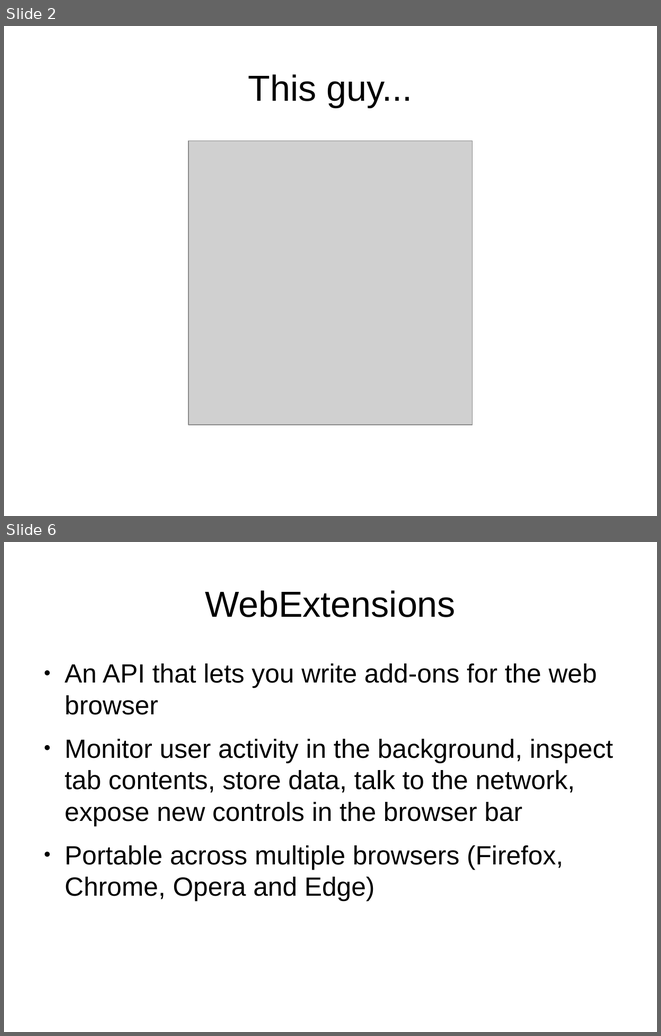
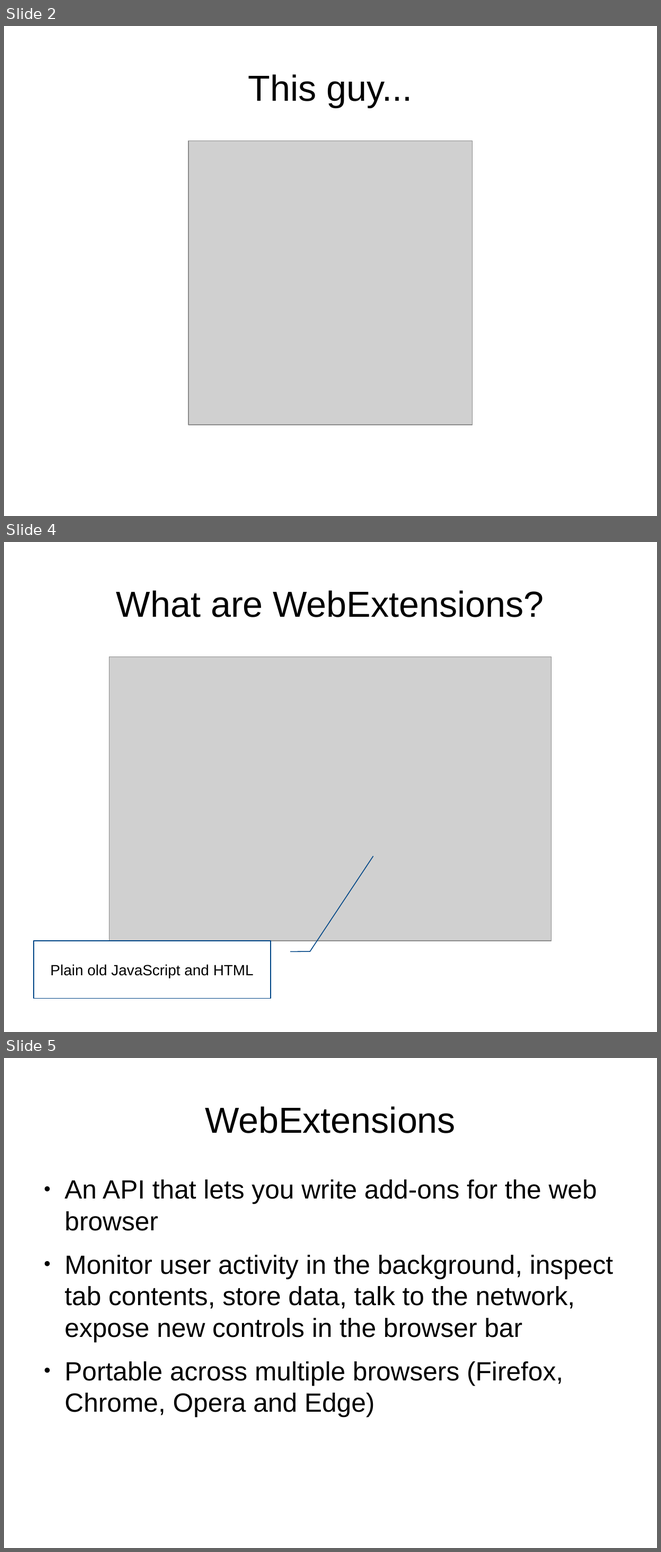
Before and after one commit to filterbubbler/java-tour-slides, a slide deck: java-talk.odp. Shown one above the other, each under a label of ours: slides 2 and 6 before the commit, slides 2, 4 and 5 after it; the slides between them are not shown. The pictures are 661x1036 and 661x1552 pixels, drawn with LibreOffice and Linux fonts; fonts in the diff are those of the drawing; grey boxes stand for pictures. Boxes give left, top, right and bottom in pixels: in the first picture for what was removed or moved away, otherwise in the second. Text is boxed around its words. In the diff, an @@ line names an element or a change of style, - is before the commit and + after.

```diff
--- a/java-talk.odp
+++ b/java-talk.odp
@@ slide 4 added at [4, 542, 657, 1032], background #FFFFFF @@
@@ title added at [116, 590, 544, 617], 44 pt, text #000000 @@
+What are WebExtensions?
@@ picture added at [109, 656, 551, 940] @@
@@ border callout added at [34, 941, 271, 998], fill #FFFFFF, outline #004586 0.99 pt, 18 pt, text #000000 @@
+Plain old JavaScript and HTML
@@ what was slide 6 is now slide 5 @@
```
Also in this commit, not shown: 1 slide changed, 10 other slides added, 2 slides removed, 1 other file.
